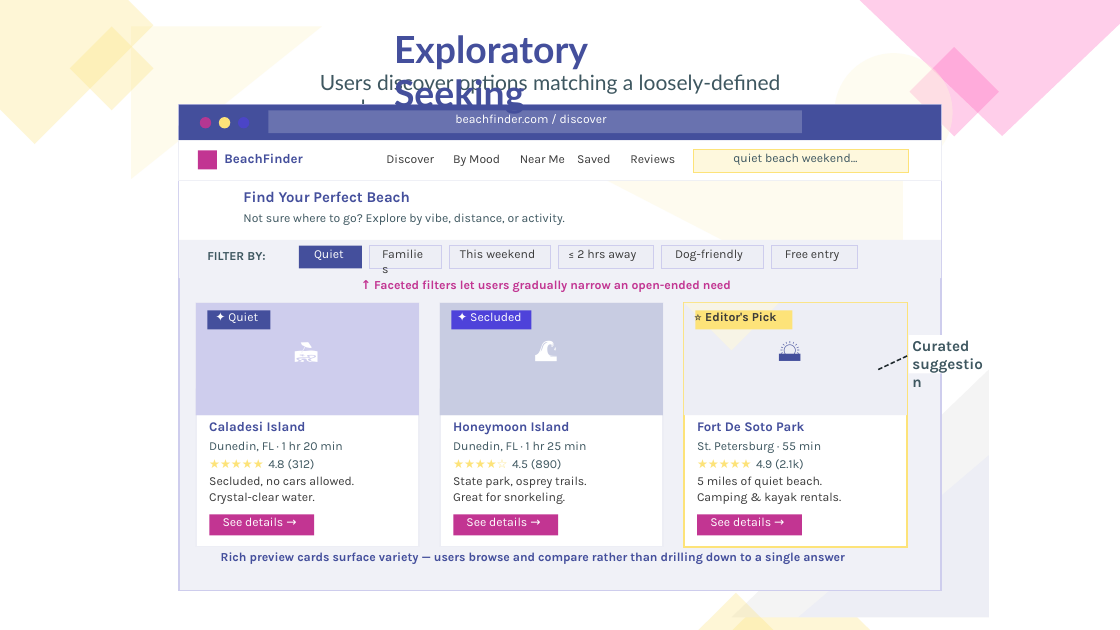
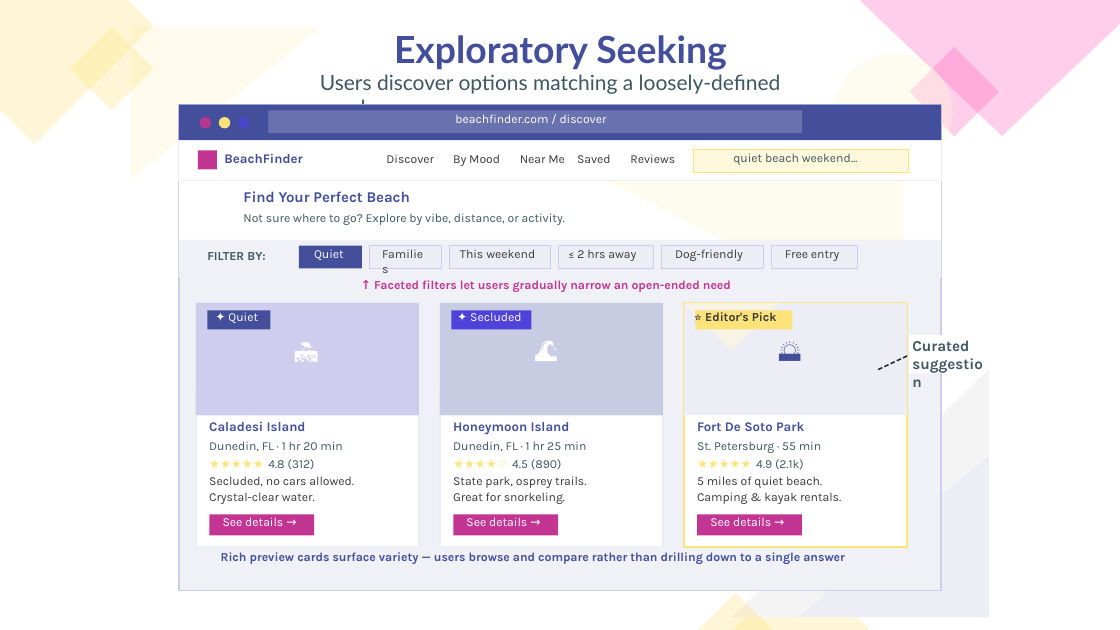
Before and after one commit to haasr/1210-stuff, a slide deck: slide 45 of downloads/8-HTML5-Semantics-WDLC.pptx. Drawn at 1120x630 pixels with LibreOffice and Linux fonts; fonts in the diff are those of the drawing. Boxes give left, top, right and bottom in pixels: in the first picture for what was removed or moved away, otherwise in the second. Text is boxed around its words. In the diff, an @@ line names an element or a change of style, - is before the commit and + after.

Commit message:
Replace Text Me One typeface since no one has it installed except me

```diff
--- a/downloads/8-HTML5-Semantics-WDLC.pptx
+++ b/downloads/8-HTML5-Semantics-WDLC.pptx
@@ text "Exploratory Seeking" rewrapped from <box>394,35,588,115</box> to <box>394,35,726,70</box> @@
```
Also in this commit, not shown: 3 other slides changed.
